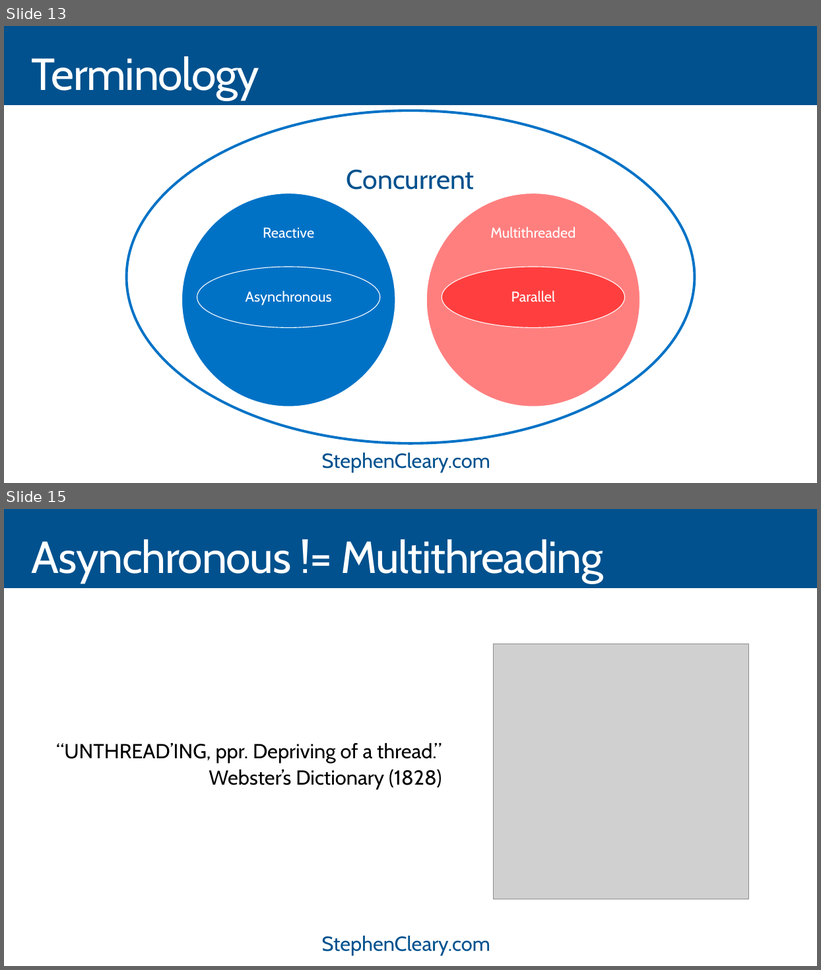
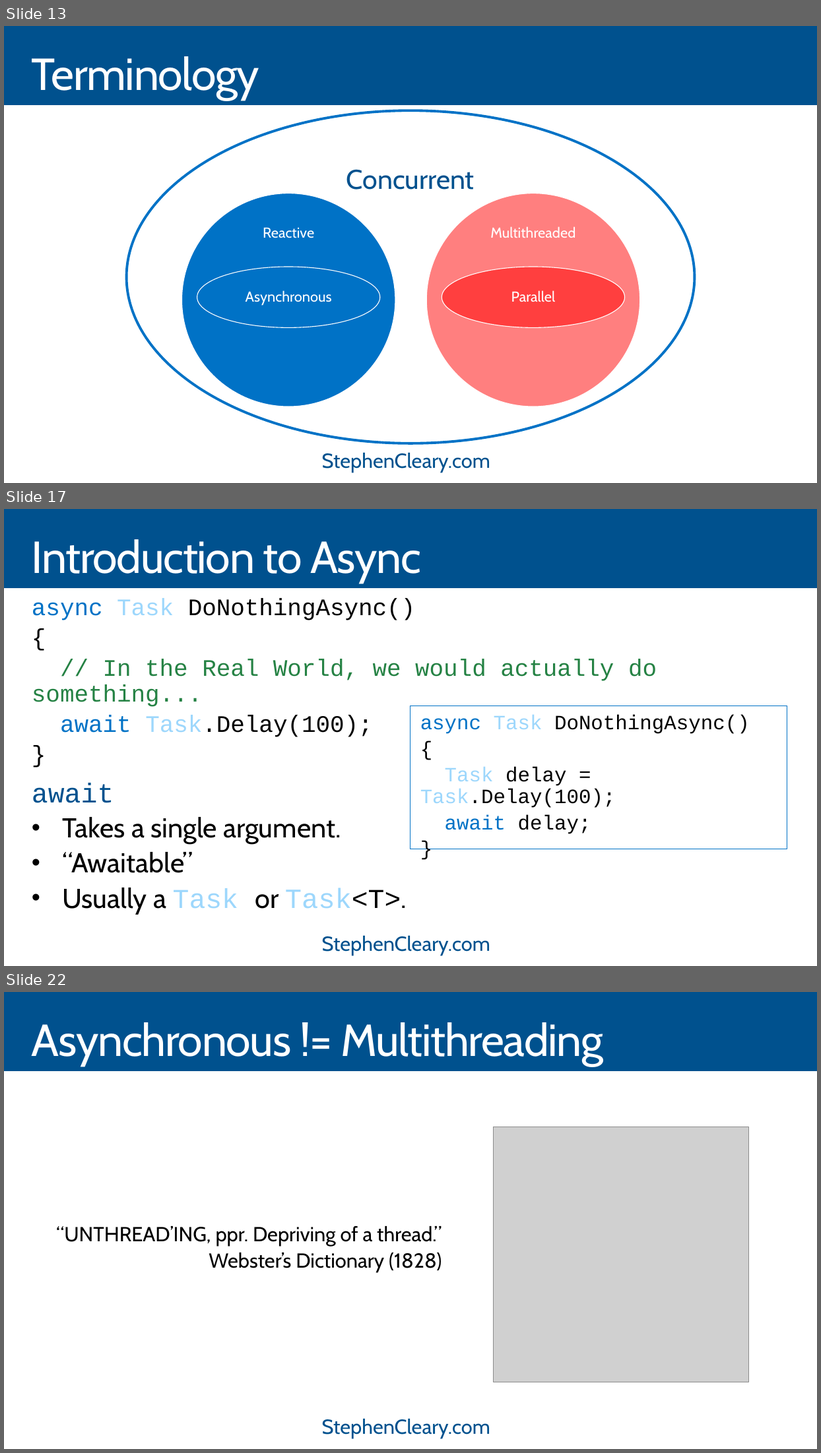
Before and after one commit to StephenCleary/Presentations, a slide deck: Asynchronous Parallel Reactive - HELP!/Asynchronous Parallel Reactive Help - 16.9.pptx. Shown one above the other, each under a label of ours: slides 13 and 15 before the commit, slides 13, 17 and 22 after it; the slides between them are not shown. The pictures are 821x970 and 821x1453 pixels, drawn with LibreOffice and Linux fonts; fonts in the diff are those of the drawing; grey boxes stand for pictures. Boxes give left, top, right and bottom in pixels: in the first picture for what was removed or moved away, otherwise in the second. Text is boxed around its words. In the diff, an @@ line names an element or a change of style, - is before the commit and + after.

```diff
--- a/Asynchronous Parallel Reactive - HELP!/Asynchronous Parallel Reactive Help - 16.9.pptx
+++ b/Asynchronous Parallel Reactive - HELP!/Asynchronous Parallel Reactive Help - 16.9.pptx
@@ slide 17 added at [4,509,817,966], background #00518E; not listed: 3 template elements that a slide beside it also shows @@
@@ title added at [32,539,421,584], 52.9 pt, text #FFFFFF @@
+Introduction to Async
@@ text added at [32,598,657,737], 28 pt, text #258244 @@
+async Task DoNothingAsync()
+{
+// In the Real World, we would actually do something...
+await Task.Delay(100);
+}
@@ rectangle added at [411,706,787,849], outline #0072C6 0.75 pt, 24 pt, text #000000 @@
+async Task DoNothingAsync()
+{
+Task delay = Task.Delay(100);
+await delay;
+}
@@ text added at [32,783,407,914], 32.4 pt, text #000000 @@
+await
+• Takes a single argument.
+• “Awaitable”
+• Usually a Task or Task<T>.
@@ what was slide 15 is now slide 22 @@
```
Also in this commit, not shown: 2 slides changed, 6 other slides added.
